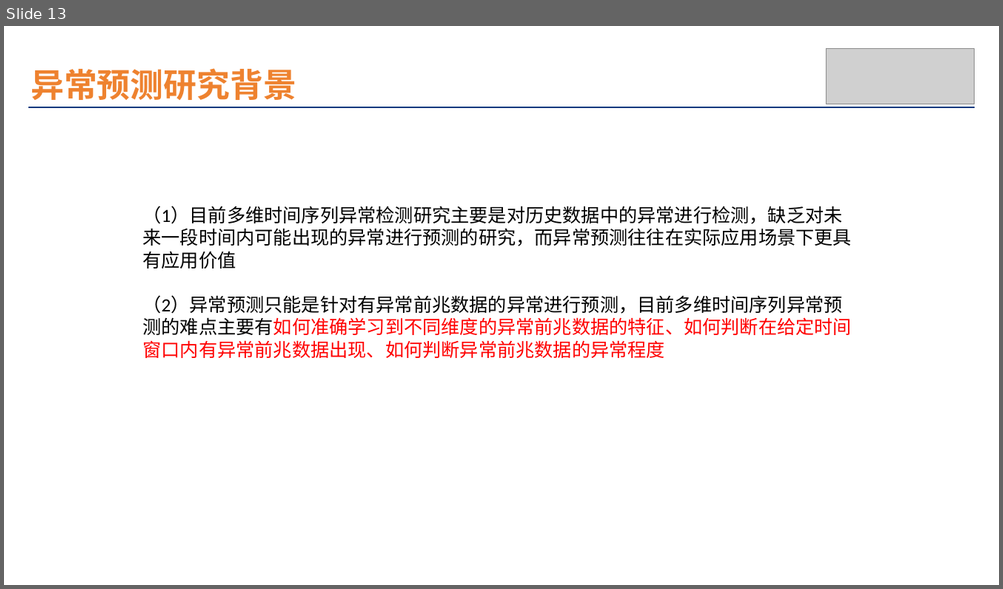
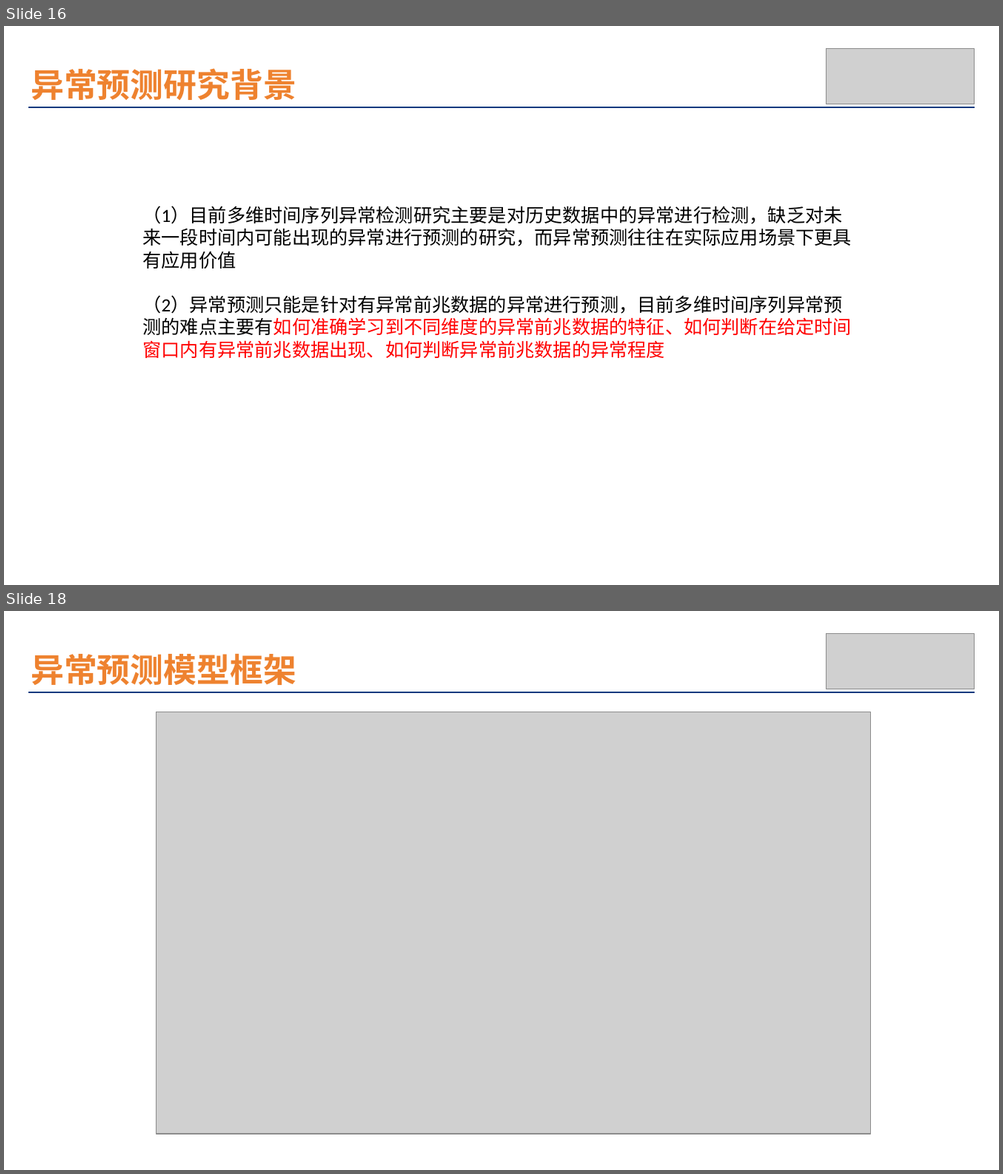
Before and after one commit to wuchenhu98/lunwen, a slide deck: 论文插图.pptx. Shown one above the other, each under a label of ours: slide 13 before the commit, slides 16 and 18 after it; the slides between them are not shown. The pictures are 1003x589 and 1003x1174 pixels, drawn with LibreOffice and Linux fonts; fonts in the diff are those of the drawing; grey boxes stand for pictures. Boxes give left, top, right and bottom in pixels: in the first picture for what was removed or moved away, otherwise in the second. Text is boxed around its words. In the diff, an @@ line names an element or a change of style, - is before the commit and + after.

```diff
--- a/论文插图.pptx
+++ b/论文插图.pptx
@@ slide 18 added at (x1=4, y1=611, x2=999, y2=1170), background #FFFFFF @@
@@ text added at (x1=31, y1=654, x2=296, y2=685), 32 pt, text #EE822F, bold @@
+异常预测模型框架
@@ picture added at (x1=826, y1=633, x2=974, y2=689) @@
@@ line added from (28, 692) to (974, 692), #09397E 1 pt @@
@@ picture added at (x1=156, y1=712, x2=871, y2=1135) @@
@@ what was slide 13 is now slide 16 @@
```
Also in this commit, not shown: 6 other slides added, 2 slides removed.
